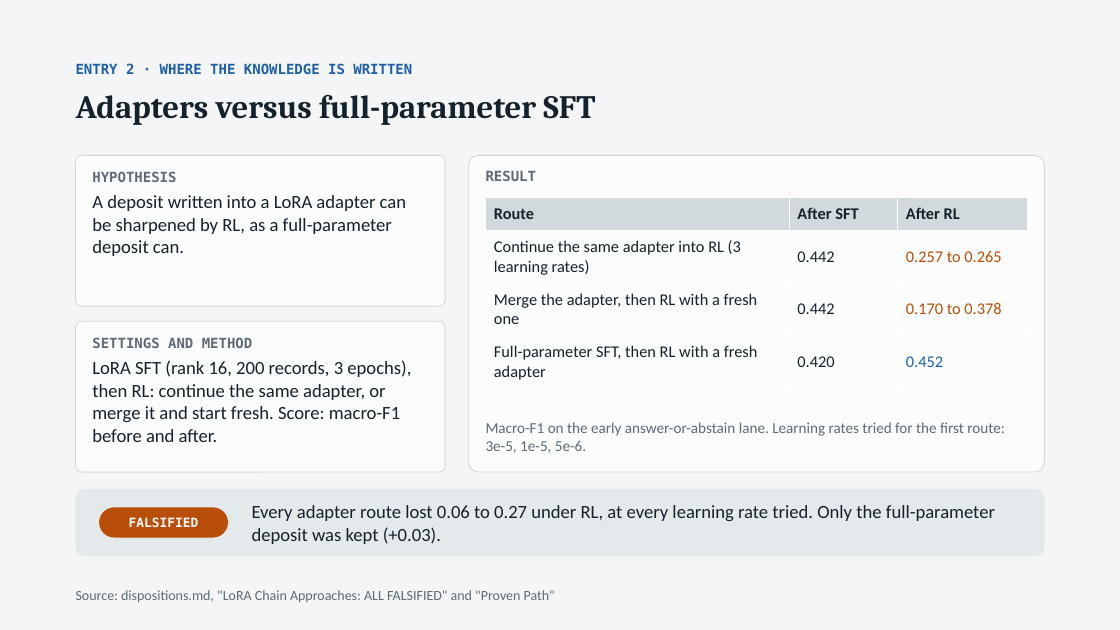
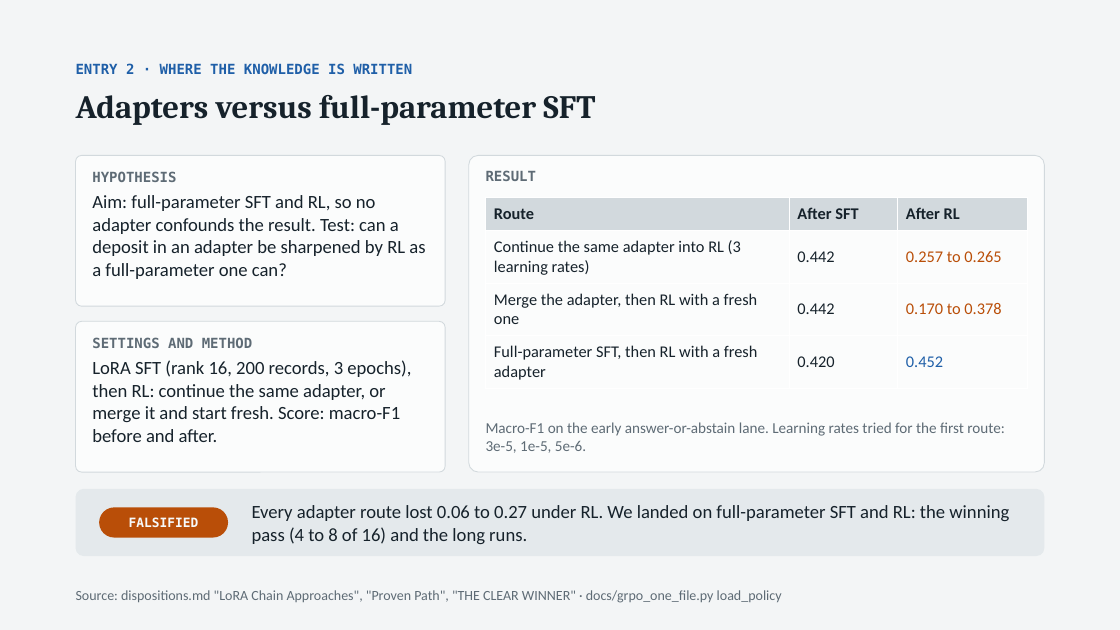
Before and after one commit to thistleknot/rl_v2_share, a slide deck: slide 13 of docs/RL_V2_rl.pptx. Drawn at 1120x630 pixels with LibreOffice and Linux fonts; fonts in the diff are those of the drawing. Boxes give left, top, right and bottom in pixels: in the first picture for what was removed or moved away, otherwise in the second. Text is boxed around its words. In the diff, an @@ line names an element or a change of style, - is before the commit and + after.

```diff
--- a/docs/RL_V2_rl.pptx
+++ b/docs/RL_V2_rl.pptx
@@ text at (92,195,425,279): text changed @@
-A deposit written into a LoRA adapter can be sharpened by RL, as a full-parameter deposit can.
+Aim: full-parameter SFT and RL, so no adapter confounds the result. Test: can a deposit in an adapter be sharpened by RL as a full-parameter one can?
@@ text at (252,505,1009,544): text changed @@
-Every adapter route lost 0.06 to 0.27 under RL, at every learning rate tried. Only the full-parameter deposit was kept (+0.03).
+Every adapter route lost 0.06 to 0.27 under RL. We landed on full-parameter SFT and RL: the winning pass (4 to 8 of 16) and the long runs.
@@ text at (76,590,782,603): text changed @@
-Source: dispositions.md, "LoRA Chain Approaches: ALL FALSIFIED" and "Proven Path"
+Source: dispositions.md "LoRA Chain Approaches", "Proven Path", "THE CLEAR WINNER" · docs/grpo_one_file.py load_policy
```
